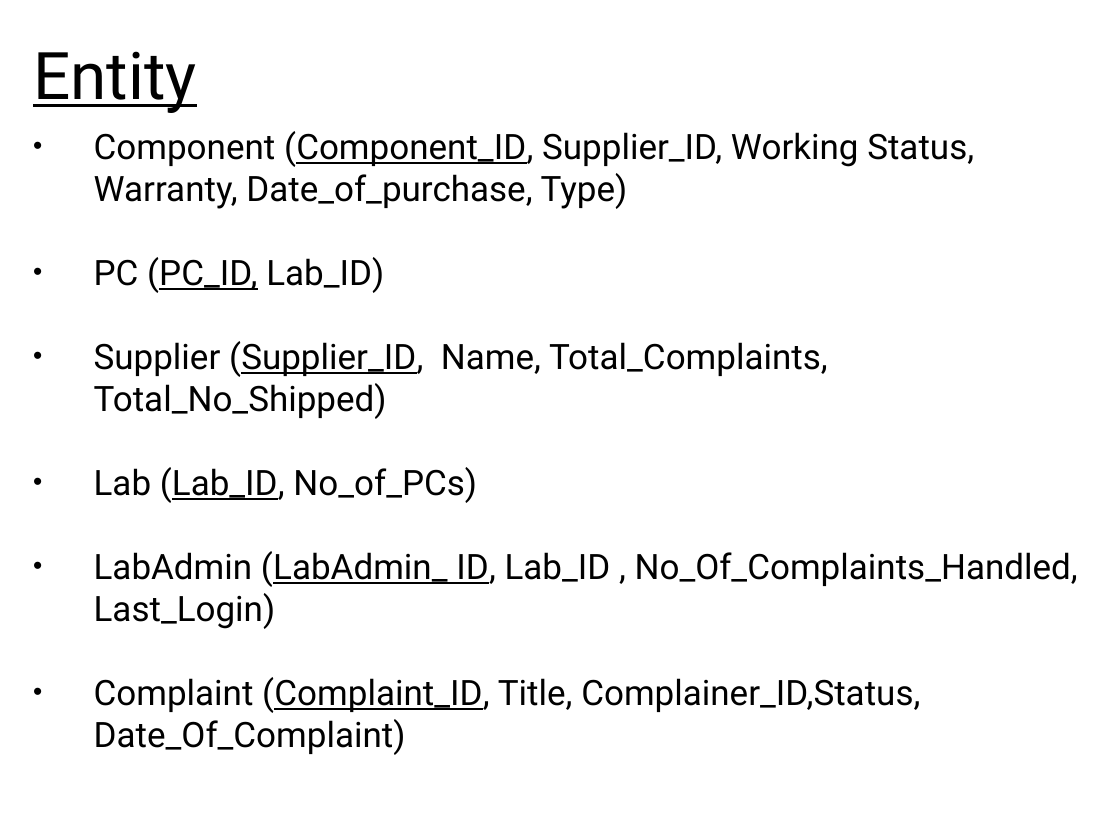
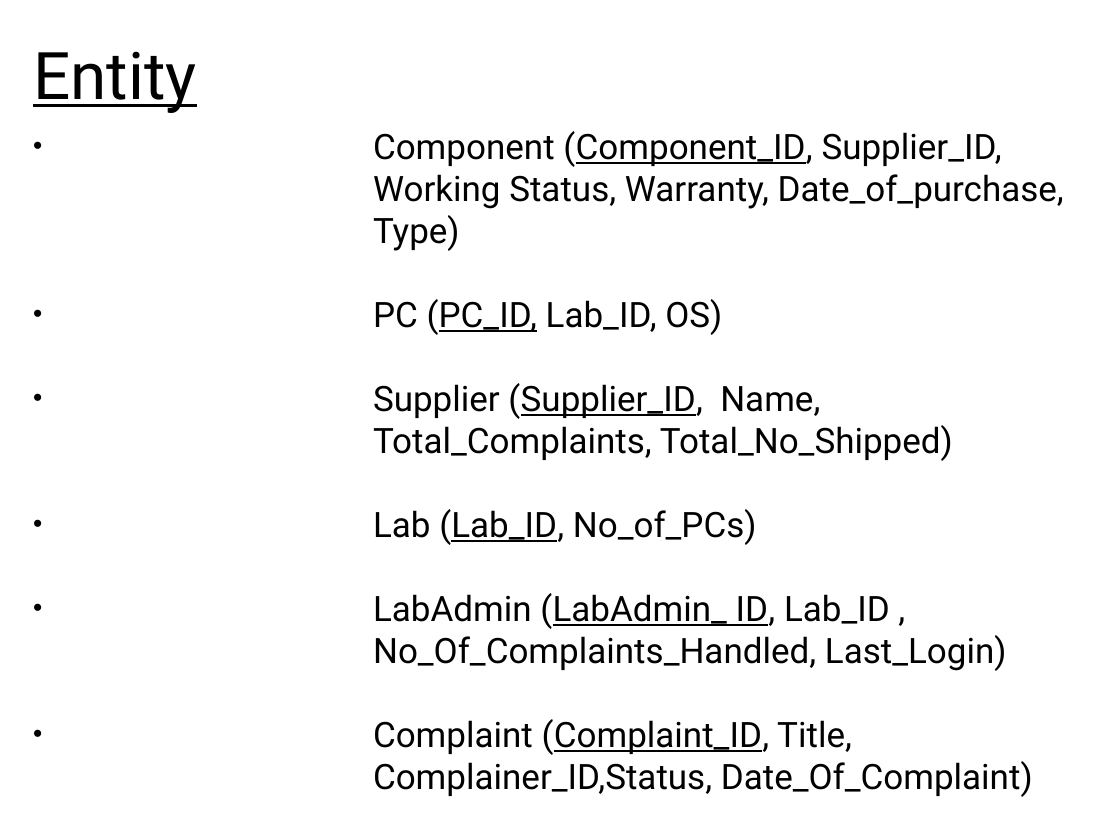
Before and after one commit to SanketSKasar/VJTI-DBA-Project, a slide deck: slide 7 of ProjectDetails/Presentation.pptx. Drawn at 1120x840 pixels with LibreOffice and Linux fonts; fonts in the diff are those of the drawing. Boxes give left, top, right and bottom in pixels: in the first picture for what was removed or moved away, otherwise in the second. Text is boxed around its words. In the diff, an @@ line names an element or a change of style, - is before the commit and + after.

```diff
--- a/ProjectDetails/Presentation.pptx
+++ b/ProjectDetails/Presentation.pptx
@@ text at [373, 131, 1064, 797]: indent changed @@
@@ text at [373, 299, 722, 335]: text changed @@
-• PC (PC_ID, Lab_ID)
+• PC (PC_ID, Lab_ID, OS)
```
Also in this commit, not shown: 13 other slides changed, 2 other files.
